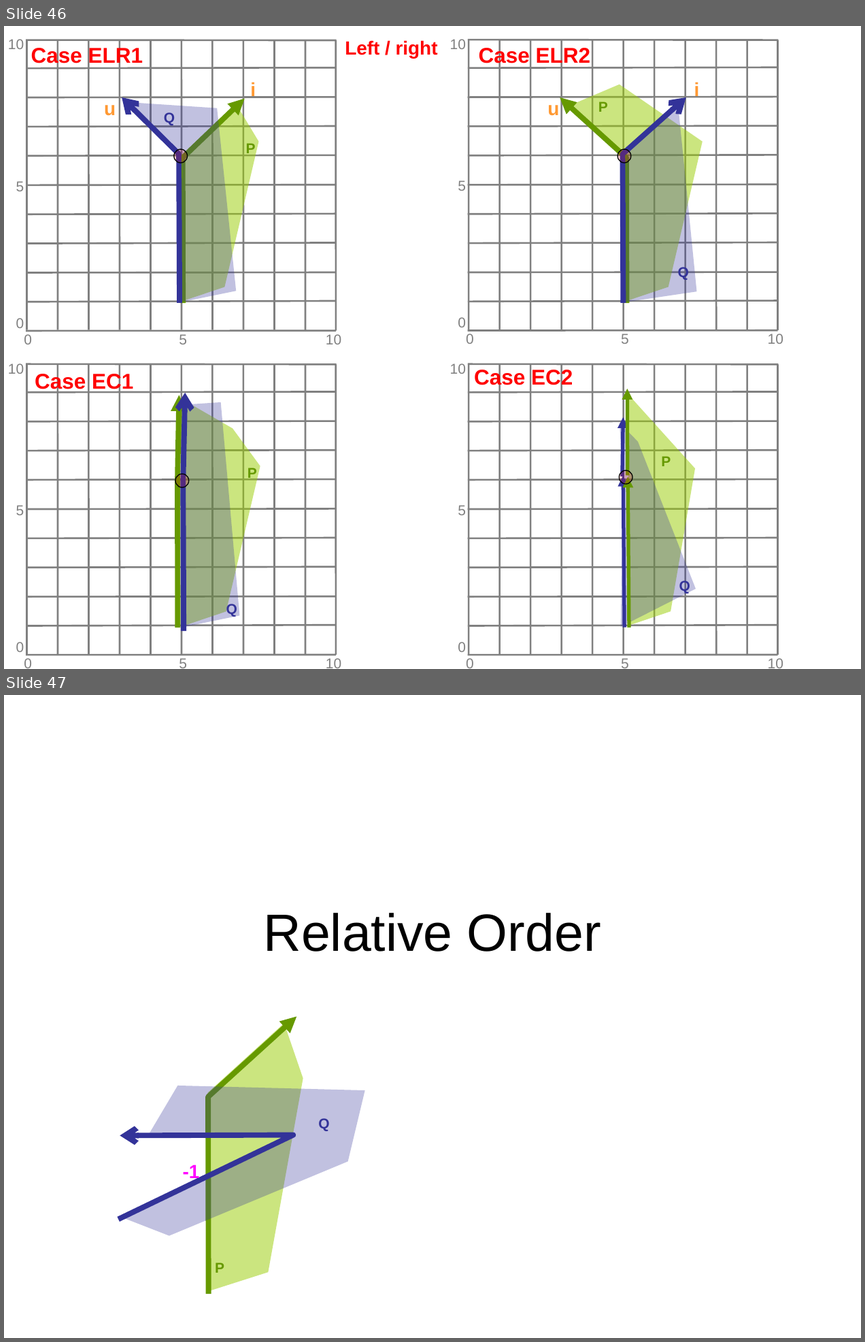
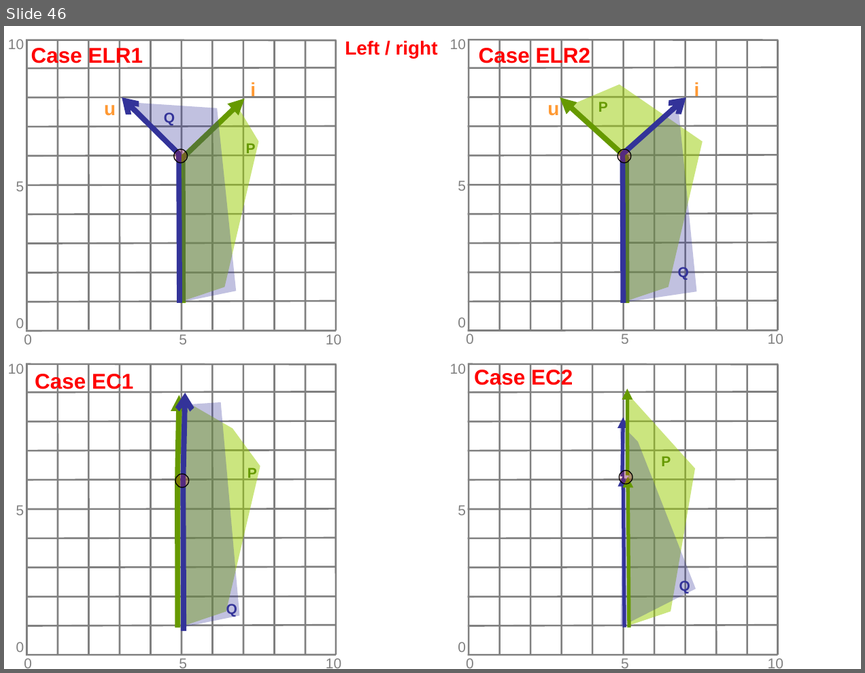
Before and after one commit to boostorg/geometry, a slide deck: doc/testcases/get_turn_info.ppt. Shown one above the other, each under a label of ours: slides 46 and 47 before the commit, slide 46 after it. The pictures are 865x1342 and 865x673 pixels, drawn with LibreOffice and Linux fonts; fonts in the diff are those of the drawing. Boxes give left, top, right and bottom in pixels: in the first picture for what was removed or moved away, otherwise in the second. Text is boxed around its words. In the diff, an @@ line names an element or a change of style, - is before the commit and + after.

```diff
--- a/doc/testcases/get_turn_info.ppt
+++ b/doc/testcases/get_turn_info.ppt
@@ slide 47 removed at bbox=[4, 695, 861, 1338], background #FFFFFF @@
@@ title removed at bbox=[264, 913, 601, 951] @@
-Relative Order
@@ freeform shape removed at bbox=[208, 1016, 296, 1294] @@
@@ freeform shape removed at bbox=[207, 1023, 303, 1291] @@
@@ freeform shape removed at bbox=[123, 1086, 364, 1236] @@
@@ text removed at bbox=[318, 1118, 329, 1131] @@
-Q
@@ freeform shape removed at bbox=[119, 1134, 294, 1219] @@
@@ text removed at bbox=[183, 1164, 200, 1181] @@
--1
@@ text removed at bbox=[215, 1262, 224, 1272] @@
-P
```
Also in this commit, not shown: 2 slides changed, 12 other slides removed, 5 other files.
